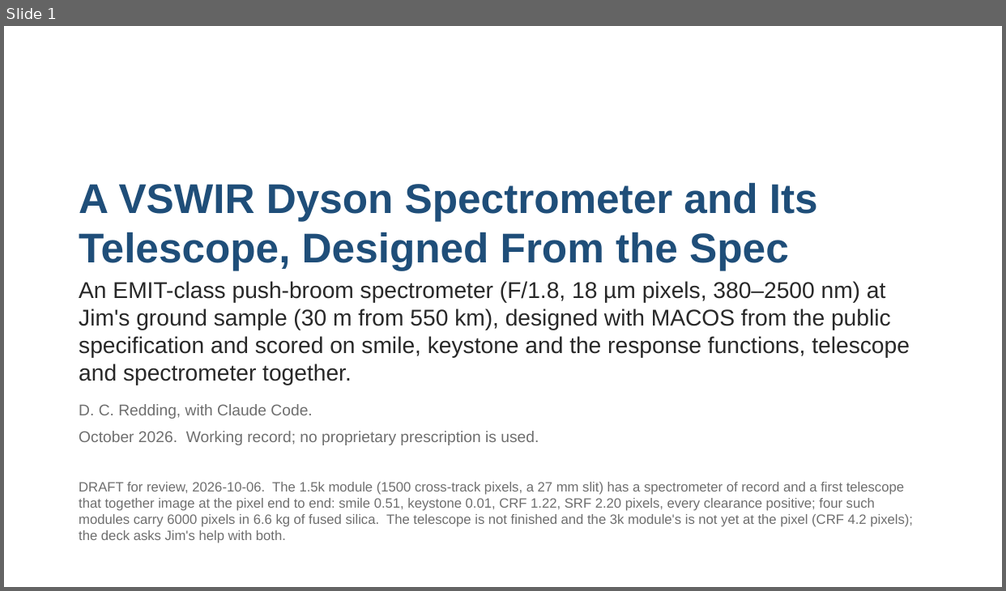
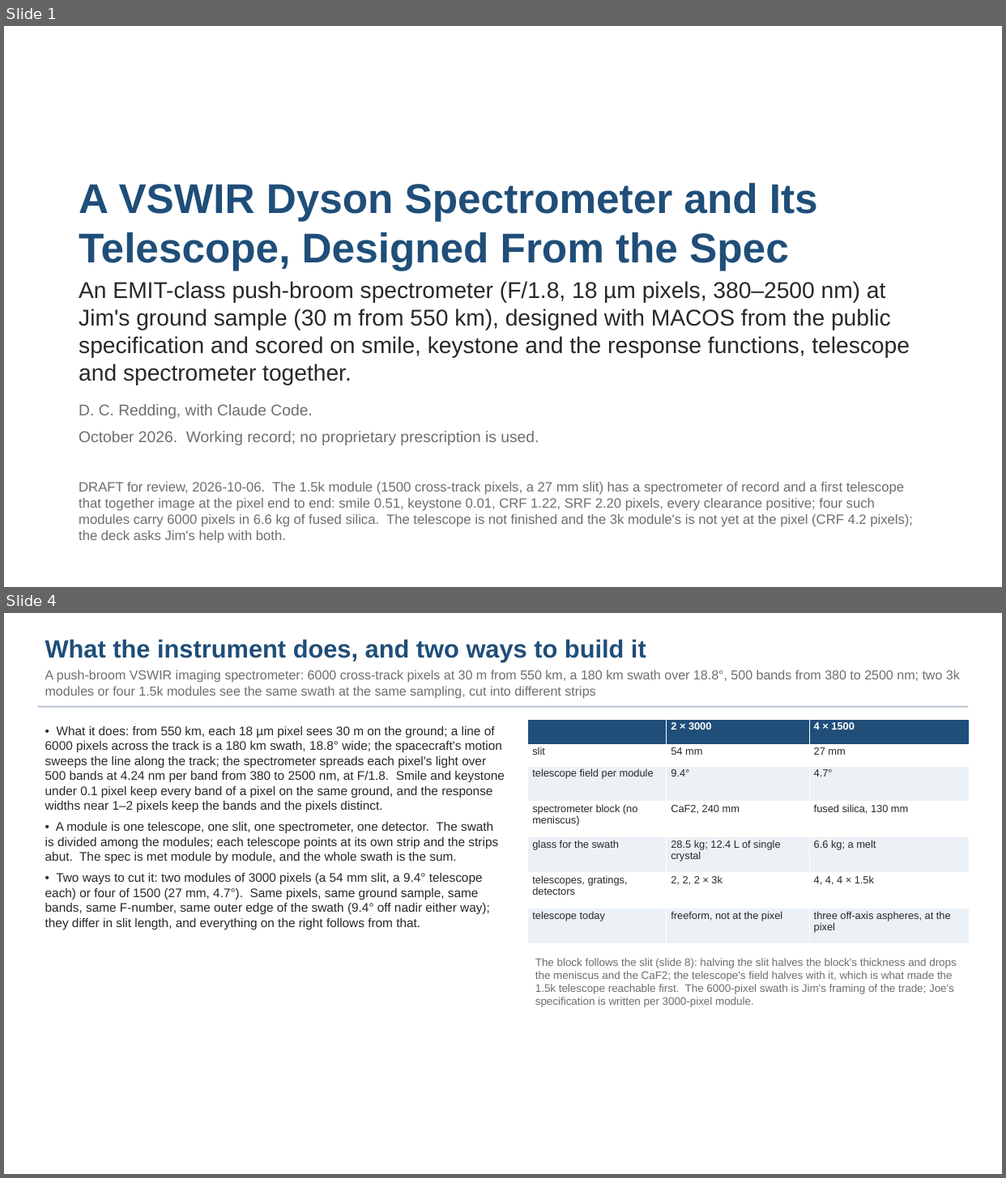
Before and after one commit to nasa-jpl/macos, a slide deck: demo_session/deck_dyson_record.pptx. Shown one above the other, each under a label of ours: slide 1 before the commit, slides 1 and 4 after it; the slides between them are not shown. The pictures are 1006x591 and 1006x1178 pixels, drawn with LibreOffice and Linux fonts; fonts in the diff are those of the drawing. Boxes give left, top, right and bottom in pixels: in the first picture for what was removed or moved away, otherwise in the second. Text is boxed around its words. In the diff, an @@ line names an element or a change of style, - is before the commit and + after.

```diff
--- a/demo_session/deck_dyson_record.pptx
+++ b/demo_session/deck_dyson_record.pptx
@@ slide 4 added at (4, 613, 1002, 1174), background #FFFFFF @@
@@ text added at (45, 639, 960, 699), 12.5 pt, text #6E6E6E @@
+What the instrument does, and two ways to build it
+A push-broom VSWIR imaging spectrometer: 6000 cross-track pixels at 30 m from 550 km, a 180 km swath over 18.8°, 500 bands from 380 to 2500 nm; two 3k modules or four 1.5k modules see the same swath at the same sampling, cut into different strips
@@ rectangle added at (38, 706, 968, 707), fill #B8C6D4 @@
@@ text added at (45, 726, 505, 930), 12 pt, text #282828 @@
+• What it does: from 550 km, each 18 µm pixel sees 30 m on the ground; a line of 6000 pixels across the track is a 180 km swath, 18.8° wide; the spacecraft's motion sweeps the line along the track; the spectrometer spreads each pixel's light over 500 bands at 4.24 nm per band from 380 to 2500 nm, at F/1.8. Smile and keystone under 0.1 pixel keep every band of a pixel on the same ground, and the response widths near 1–2 pixels keep the bands and the pixels distinct.
+• A module is one telescope, one slit, one spectrometer, one detector. The swath is divided among the modules; each telescope points at its own strip and the strips abut. The spec is met module by module, and the whole swath is the sum.
+• Two ways to cut it: two modules of 3000 pixels (a 54 mm slit, a 9.4° telescope each) or four of 1500 (27 mm, 4.7°). Same pixels, same ground sample, same bands, same F-number, same outer edge of the swath (9.4° off nadir either way); they differ in slit length, and everything on the right follows from that.
@@ table added at (528, 719, 970, 940), 7 rows, 3 columns @@
+ | 2 × 3000 | 4 × 1500
+slit | 54 mm | 27 mm
+telescope field per module | 9.4° | 4.7°
+spectrometer block (no meniscus) | CaF2, 240 mm | fused silica, 130 mm
+glass for the swath | 28.5 kg; 12.4 L of single crystal | 6.6 kg; a melt
+telescopes, gratings, detectors | 2, 2, 2 × 3k | 4, 4, 4 × 1.5k
+telescope today | freeform, not at the pixel | three off-axis aspheres, at the pixel
@@ text added at (535, 958, 957, 1007), 10.5 pt, text #6E6E6E @@
+The block follows the slit (slide 8): halving the slit halves the block's thickness and drops the meniscus and the CaF2; the telescope's field halves with it, which is what made the 1.5k telescope reachable first. The 6000-pixel swath is Jim's framing of the trade; Joe's specification is written per 3000-pixel module.
```
Also in this commit, not shown: 10 slides changed, 2 other files.
